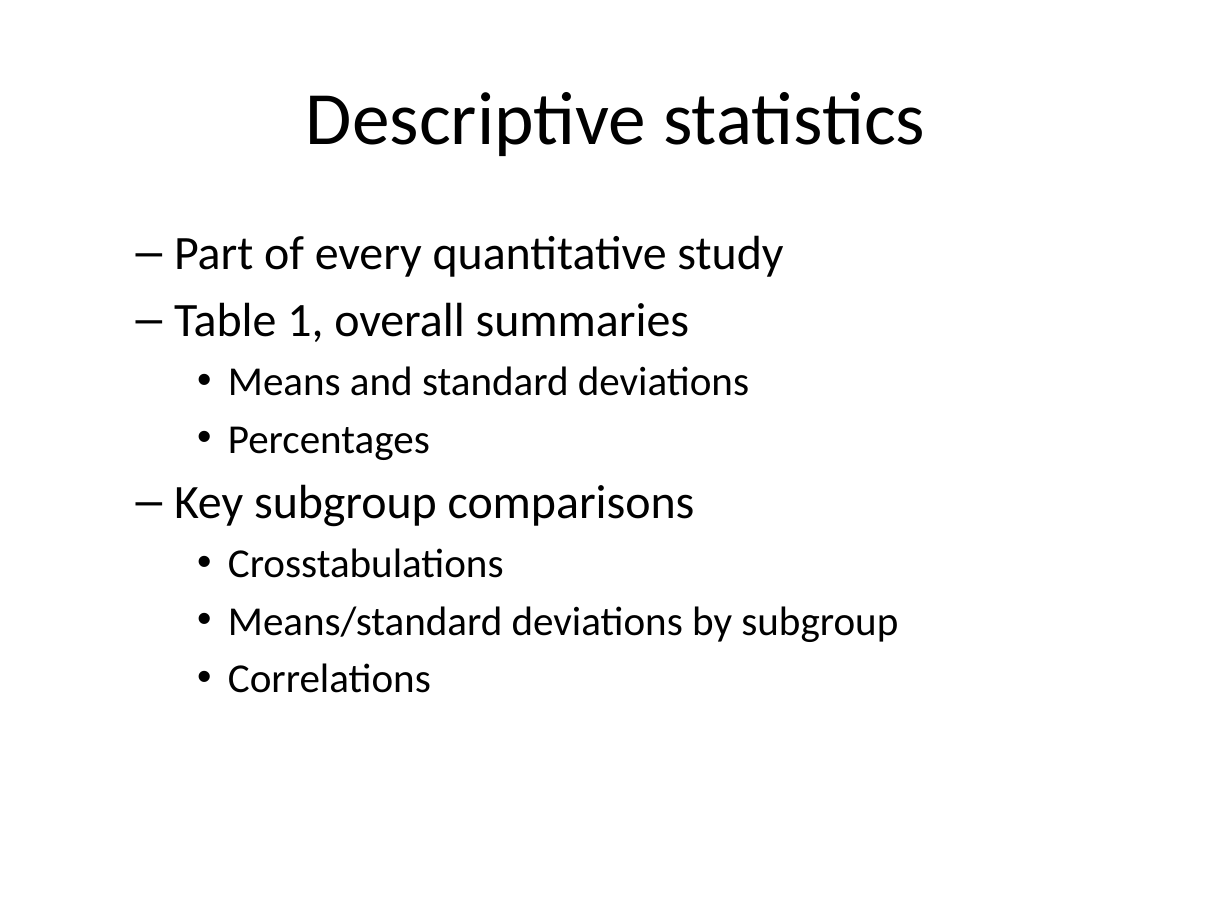
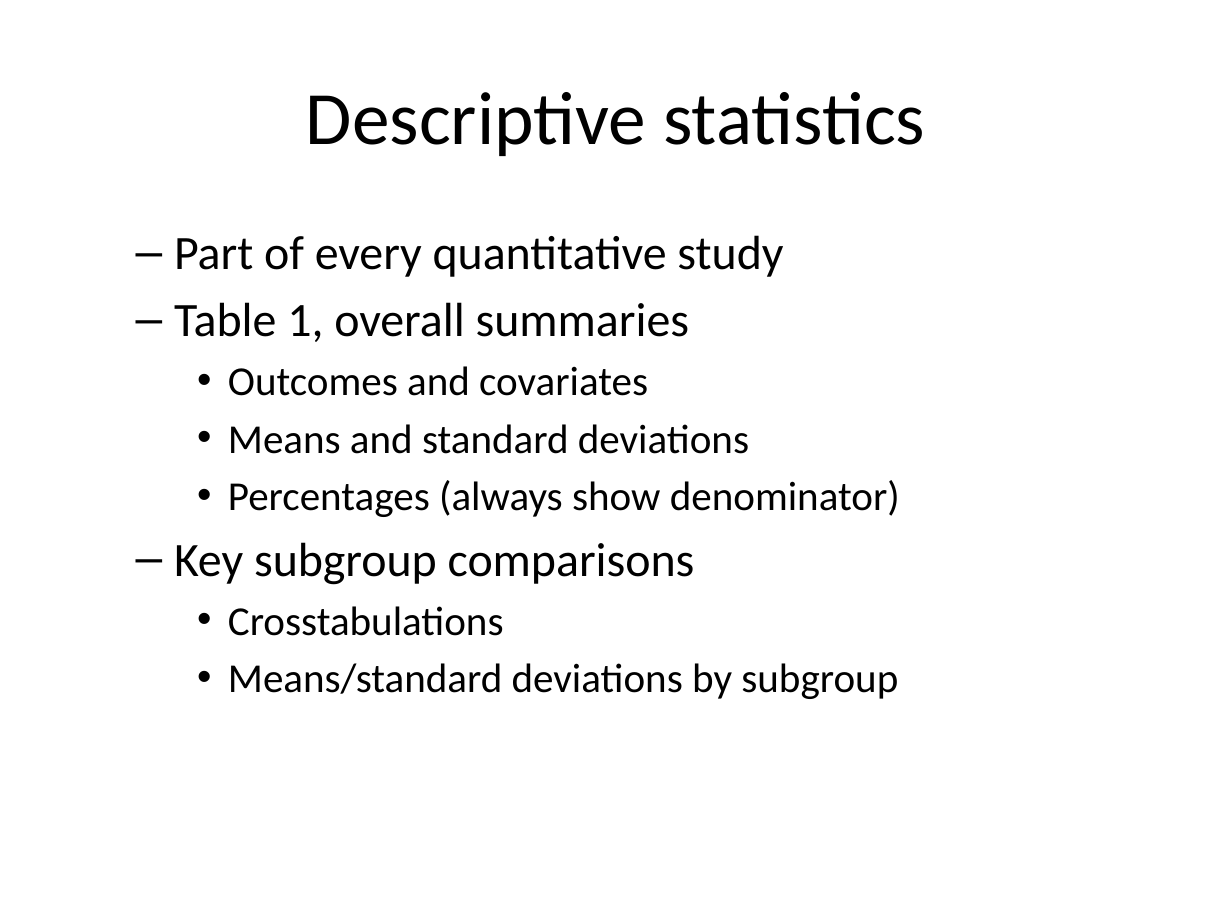
Before and after one commit to classes-medb/5510, a slide deck: slide 65 of src/video-12-hypothesis-testing.pptx (slide 71 before the commit). Drawn at 1232x924 pixels with LibreOffice and Linux fonts; fonts in the diff are those of the drawing. Boxes give left, top, right and bottom in pixels: in the first picture for what was removed or moved away, otherwise in the second. Text is boxed around its words. In the diff, an @@ line names an element or a change of style, - is before the commit and + after.

```diff
--- a/src/video-12-hypothesis-testing.pptx
+++ b/src/video-12-hypothesis-testing.pptx
@@ text at bbox=[228, 366, 648, 396]: paragraph added @@
+    • Outcomes and covariates
@@ text at bbox=[228, 480, 900, 517]: text changed @@
-    • Percentages
+    • Percentages (always show denominator)
@@ text at bbox=[228, 663, 431, 693]: paragraph removed @@
-    • Correlations
```
Also in this commit, not shown: 18 other slides changed, 10 slides added, 19 slides removed, 5 other files.
